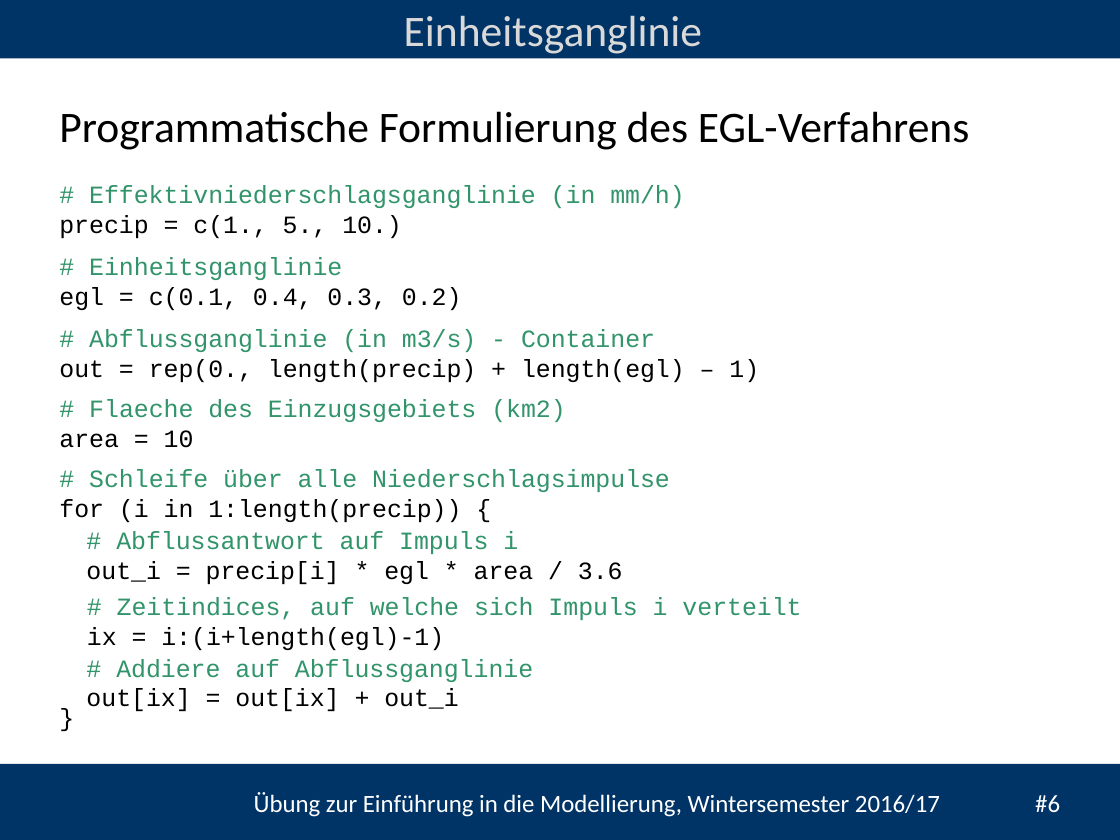
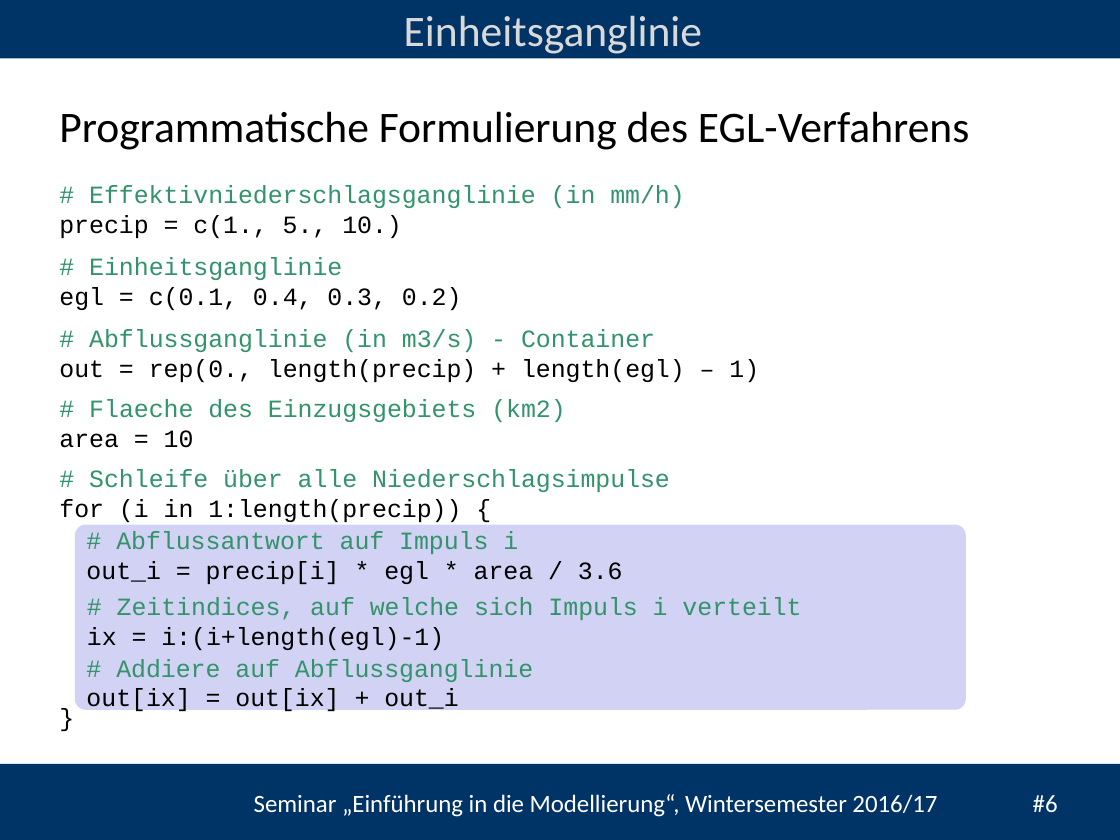
Before and after one commit to heistermann/Einf_Modellierung, a slide deck: slide 6 of Termin_2/folien/UebungModellierung#2.pptx. Drawn at 1120x840 pixels with LibreOffice and Linux fonts; fonts in the diff are those of the drawing; background and template pictures are left out. Boxes give left, top, right and bottom in pixels: in the first picture for what was removed or moved away, otherwise in the second. Text is boxed around its words. In the diff, an @@ line names an element or a change of style, - is before the commit and + after.

```diff
--- a/Termin_2/folien/UebungModellierung#2.pptx
+++ b/Termin_2/folien/UebungModellierung#2.pptx
@@ rounded rectangle added at (x1=75, y1=524, x2=965, y2=709), fill #D2D2F4 @@
@@ text at (x1=254, y1=794, x2=1058, y2=817): text changed @@
-Übung zur Einführung in die Modellierung, Wintersemester 2016/17 #6
+Seminar „Einführung in die Modellierung“, Wintersemester 2016/17 #6
```
Also in this commit, not shown: 14 other slides changed.
